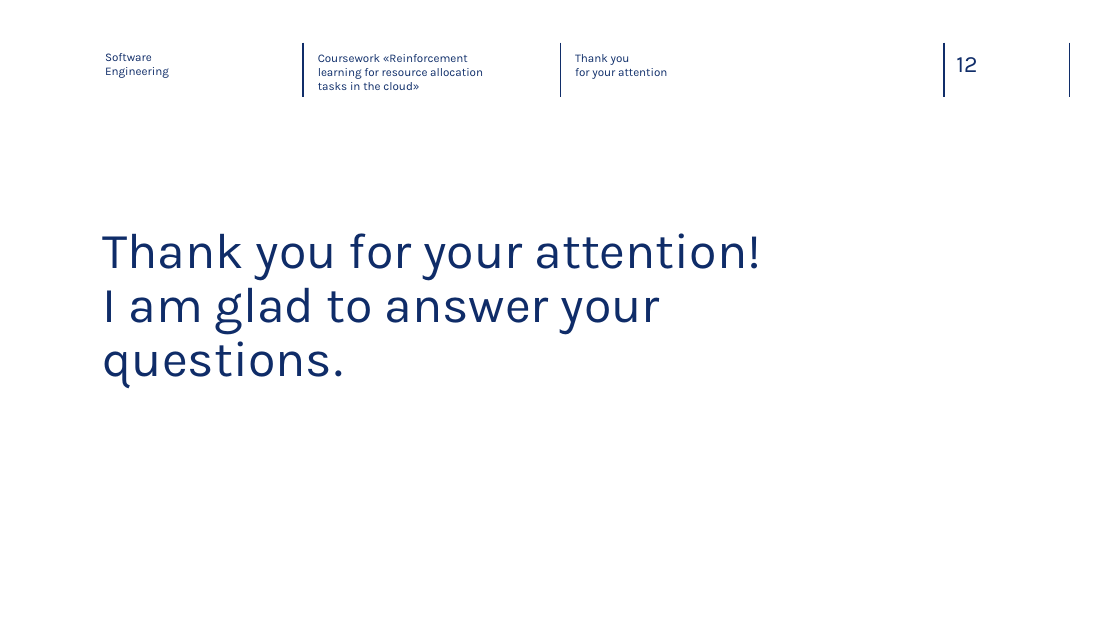
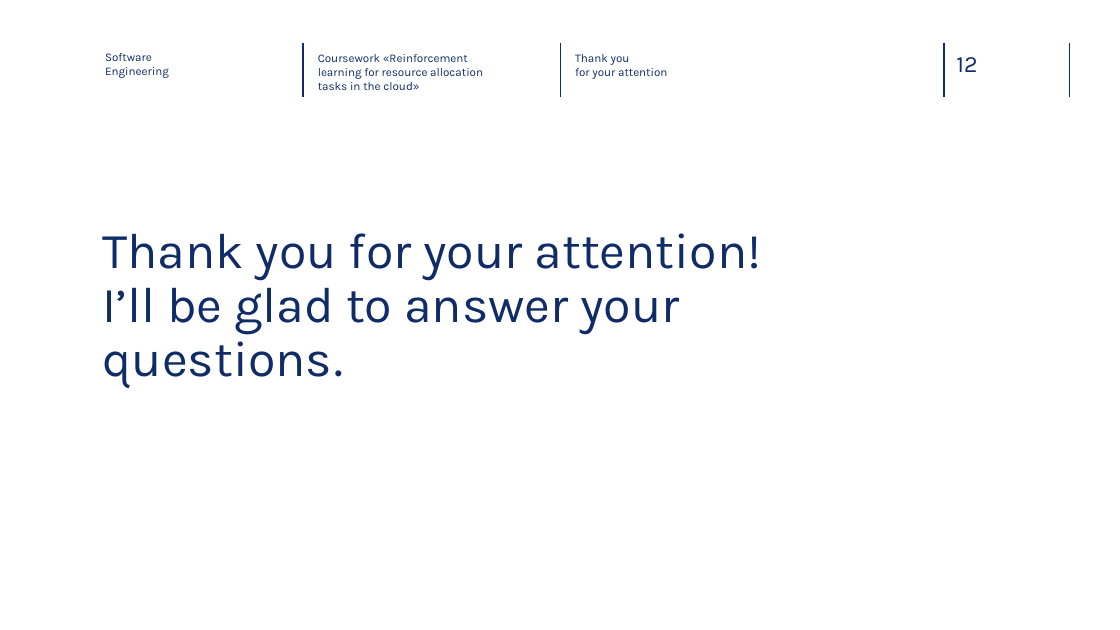
Before and after one commit to NikPeg/Reinforcement-learning-for-resource-allocation-tasks-in-the-cloud, a slide deck: slide 12 of Presentation.pptx. Drawn at 1120x630 pixels with LibreOffice and Linux fonts; fonts in the diff are those of the drawing; background and template pictures are left out. Boxes give left, top, right and bottom in pixels: in the first picture for what was removed or moved away, otherwise in the second. Text is boxed around its words. In the diff, an @@ line names an element or a change of style, - is before the commit and + after.

```diff
--- a/Presentation.pptx
+++ b/Presentation.pptx
@@ text at (103, 277, 680, 388): text changed @@
-I am glad to answer your questions.
+I’ll be glad to answer your questions.
```
Also in this commit, not shown: 4 other slides changed, 7 other files.
